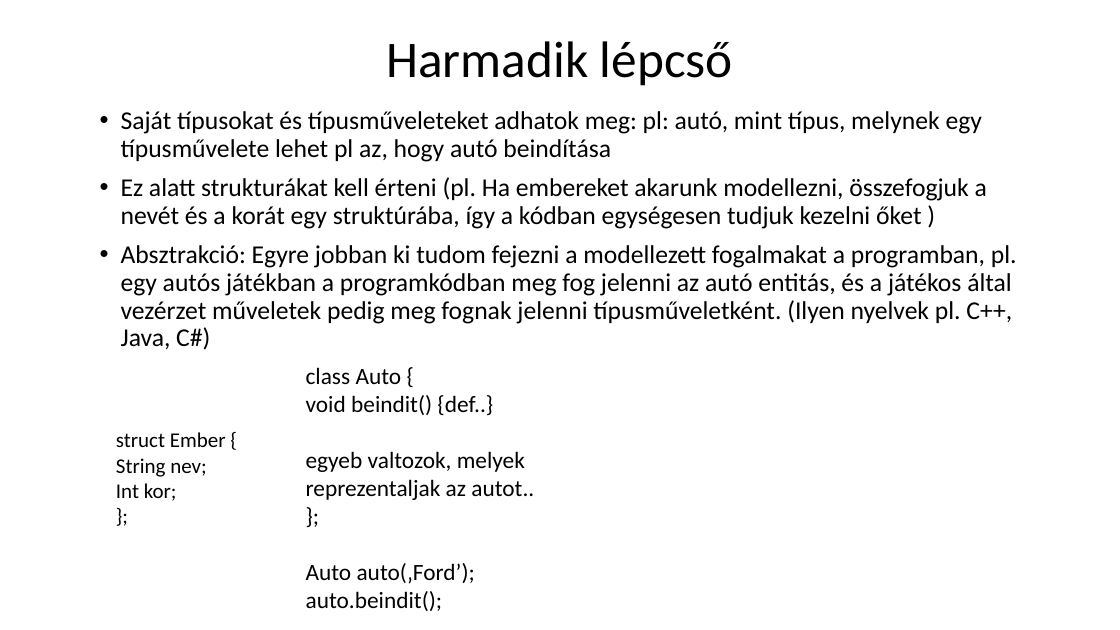
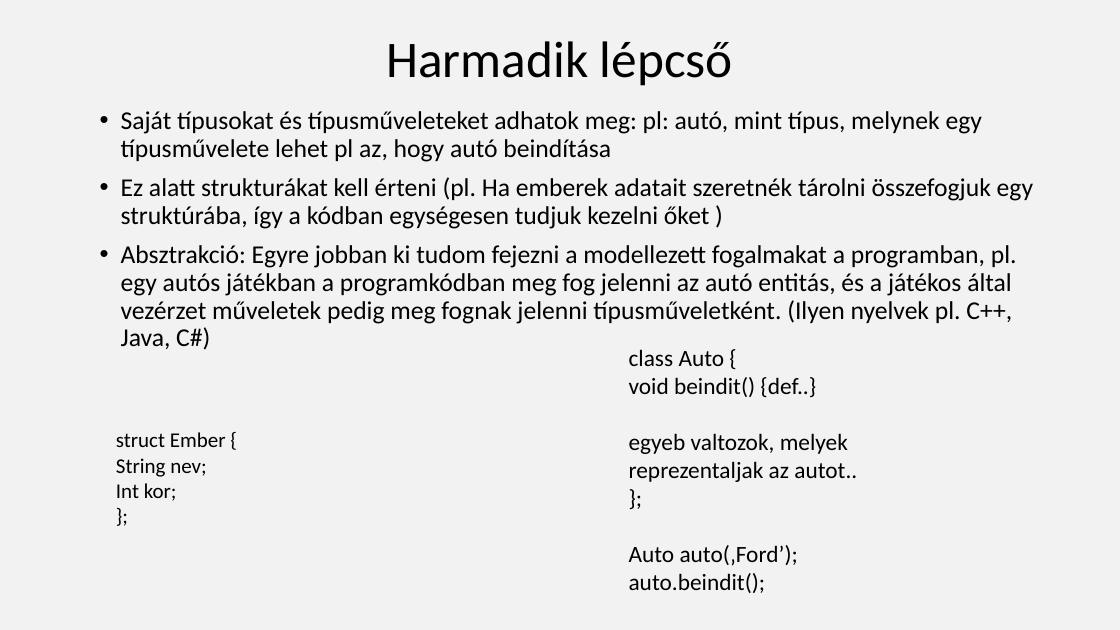
Before and after one commit to nagyandras95/Egyetem, a slide deck: slide 12 of efop/03/Absztakciós szintek a programozásban.pptx (slide 11 before the commit). Drawn at 1120x630 pixels with LibreOffice and Linux fonts; fonts in the diff are those of the drawing. Boxes give left, top, right and bottom in pixels: in the first picture for what was removed or moved away, otherwise in the second. Text is boxed around its words. In the diff, an @@ line names an element or a change of style, - is before the commit and + after.

```diff
--- a/efop/03/Absztakciós szintek a programozásban.pptx
+++ b/efop/03/Absztakciós szintek a programozásban.pptx
@@ background #FFFFFF to #E7E6E6 at 50% opacity @@
@@ text at (121,177,1033,229): text changed @@
-• Ez alatt strukturákat kell érteni (pl. Ha embereket akarunk modellezni, összefogjuk a nevét és a korát egy struktúrába, így a kódban egységesen tudjuk kezelni őket )
+• Ez alatt strukturákat kell érteni (pl. Ha emberek adatait szeretnék tárolni összefogjuk egy struktúrába, így a kódban egységesen tudjuk kezelni őket )
@@ text "class Auto {": place and size @@
-text "class Auto {" at (306,367,534,611)
+text "class Auto {" at (629,349,857,593)
```
Also in this commit, not shown: 14 other slides changed, 2 slides added.
